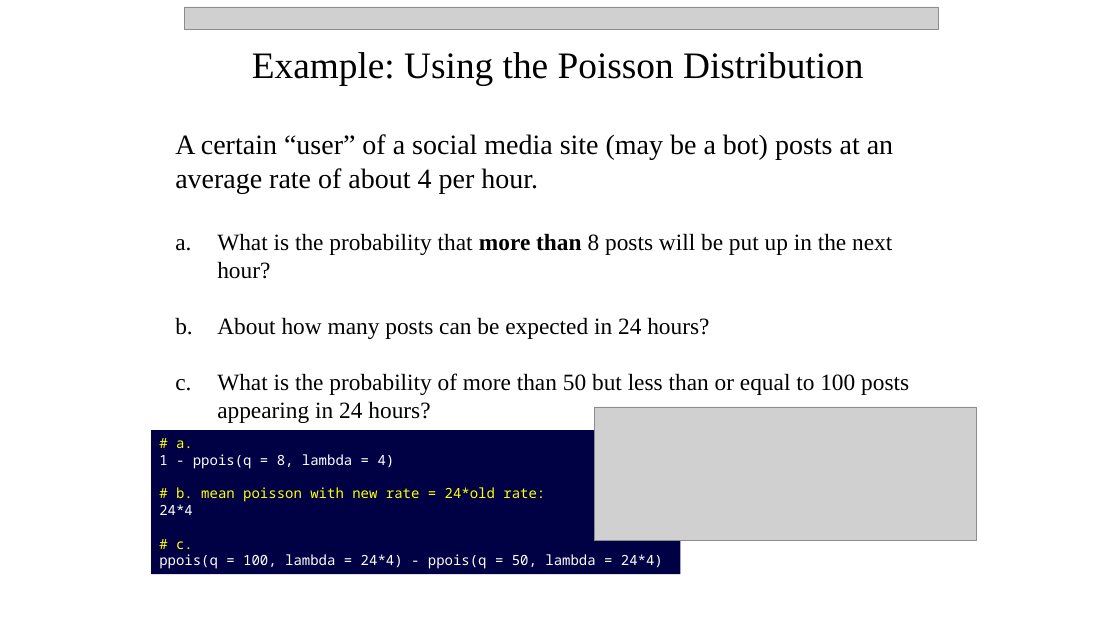
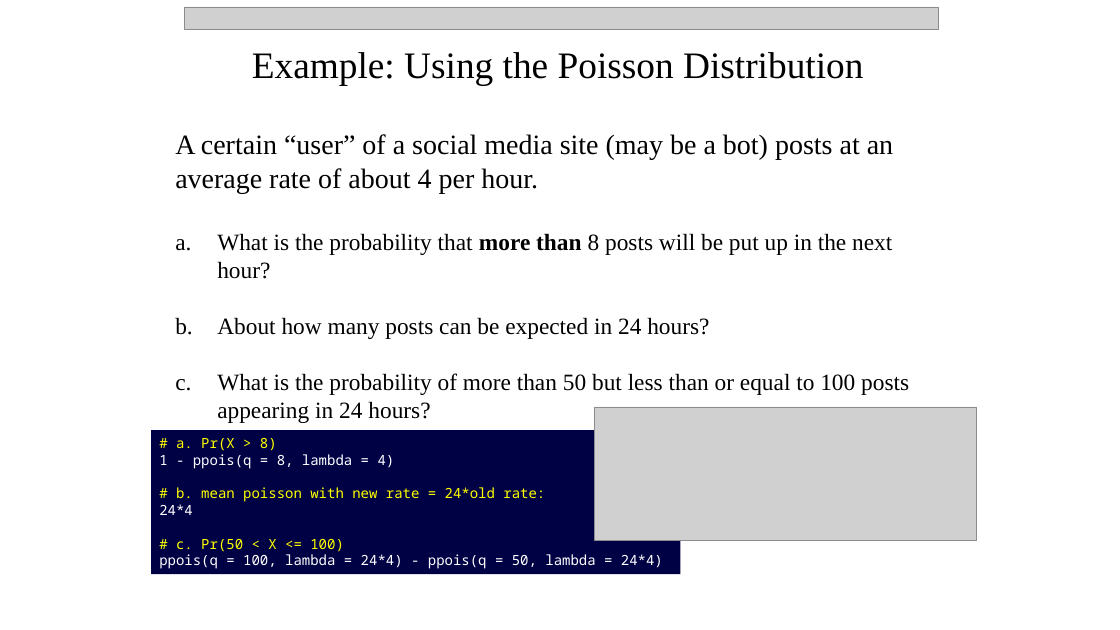
Before and after one commit to npetraco/workshop21, a slide deck: slide 16 of notes/day_2.pptx (slide 17 before the commit). Drawn at 1120x630 pixels with LibreOffice and Linux fonts; fonts in the diff are those of the drawing; grey boxes stand for pictures. Boxes give left, top, right and bottom in pixels: in the first picture for what was removed or moved away, otherwise in the second. Text is boxed around its words. In the diff, an @@ line names an element or a change of style, - is before the commit and + after.

```diff
--- a/notes/day_2.pptx
+++ b/notes/day_2.pptx
@@ text in rectangle at [176, 438, 277, 451]: text changed @@
-# a.
+# a. Pr(X > 8)
@@ text in rectangle at [176, 539, 344, 552]: text changed @@
-# c.
+# c. Pr(50 < X <= 100)
```
Also in this commit, not shown: 9 other slides changed, 1 slide removed.
